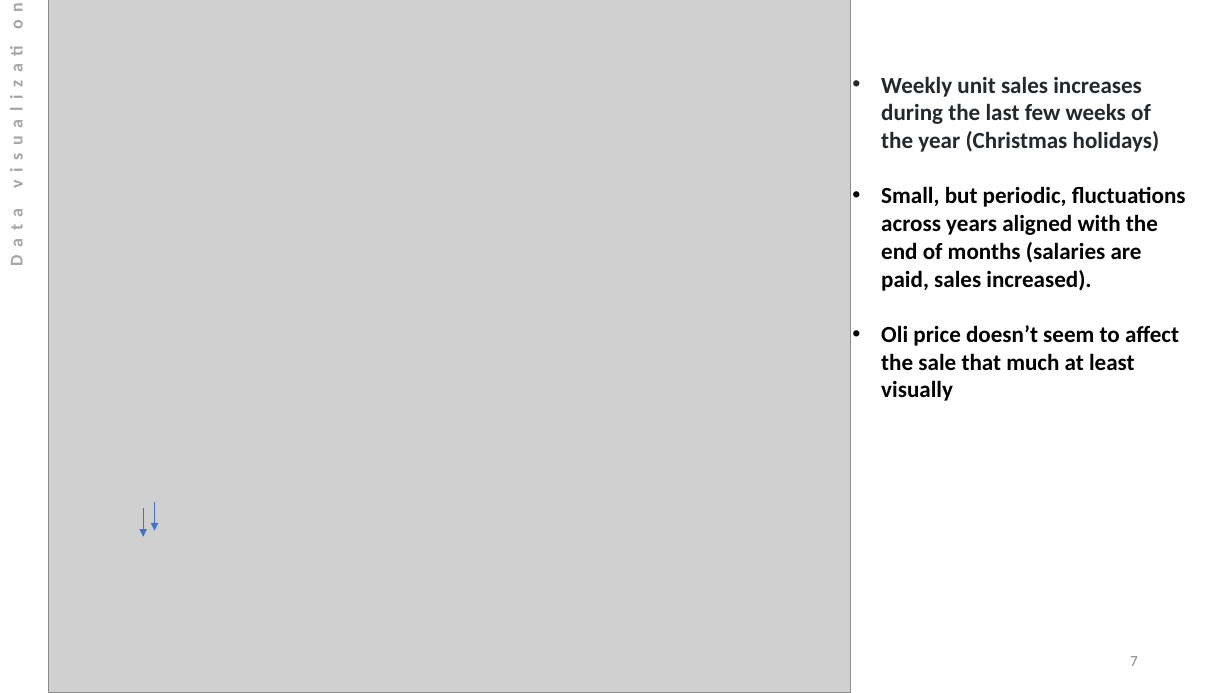
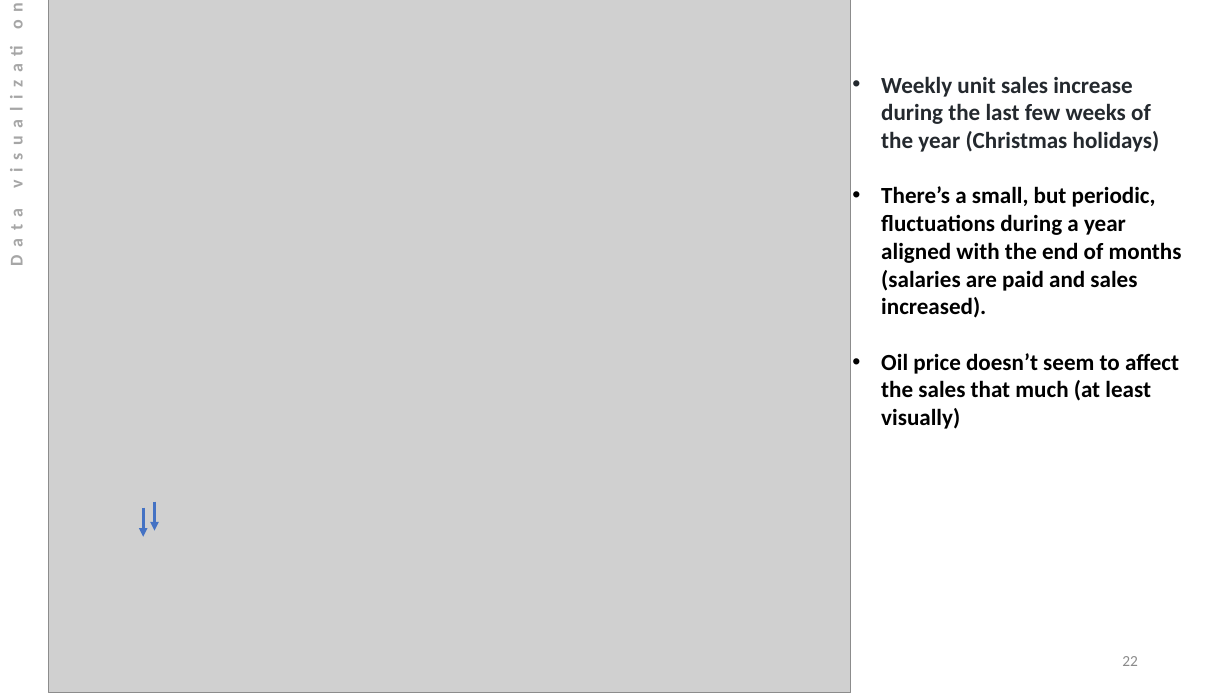
Before and after one commit to Masoud-Ghodrati/cl_test, a slide deck: slide 22 of visualizations_and_ppt/cl_test_presentation.pptx (slide 7 before the commit). Drawn at 1232x693 pixels with LibreOffice and Linux fonts; fonts in the diff are those of the drawing; grey boxes stand for pictures. Boxes give left, top, right and bottom in pixels: in the first picture for what was removed or moved away, otherwise in the second. Text is boxed around its words. In the diff, an @@ line names an element or a change of style, - is before the commit and + after.

```diff
--- a/visualizations_and_ppt/cl_test_presentation.pptx
+++ b/visualizations_and_ppt/cl_test_presentation.pptx
@@ text at bbox=[881, 76, 1182, 429]: text changed @@
-• Weekly unit sales increases during the last few weeks of the year (Christmas holidays)
-• Small, but periodic, fluctuations across years aligned with the end of months (salaries are paid, sales increased).
-• Oli price doesn’t seem to affect the sale that much at least visually
+• Weekly unit sales increase during the last few weeks of the year (Christmas holidays)
+• There’s a small, but periodic, fluctuations during a year aligned with the end of months (salaries are paid and sales increased).
+• Oil price doesn’t seem to affect the sales that much (at least visually)
@@ page number at bbox=[1122, 656, 1138, 666]: text changed @@
-7
+22
```
Also in this commit, not shown: 11 other slides changed, 5 slides added, 3 slides removed.
